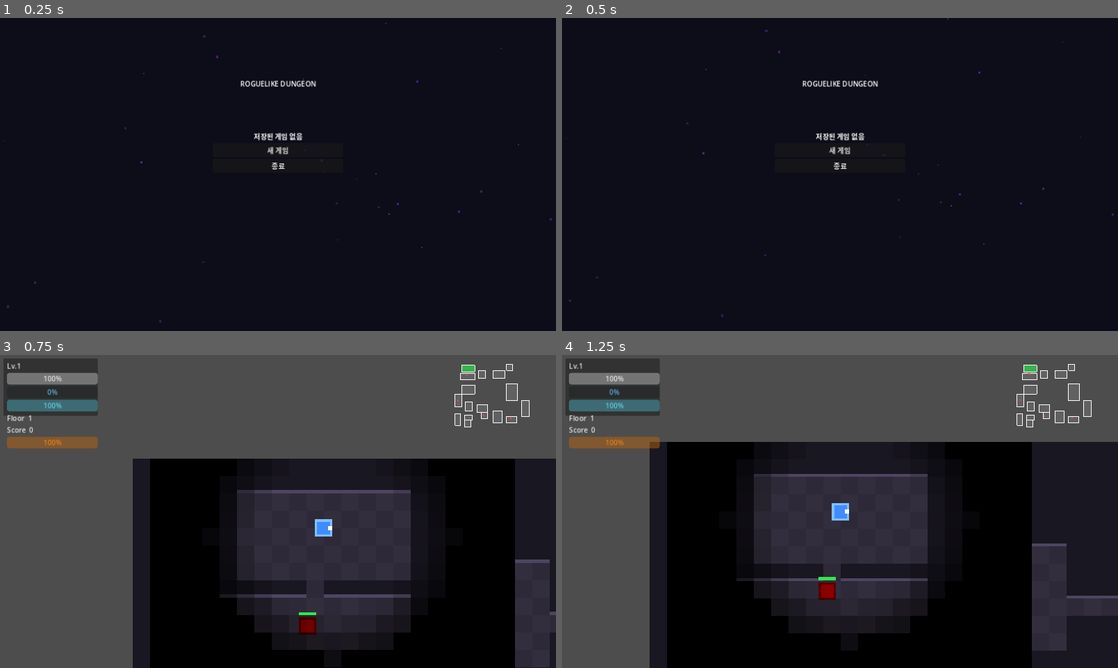
Above: before the commit, frames 1-4 (two rows, left to right).
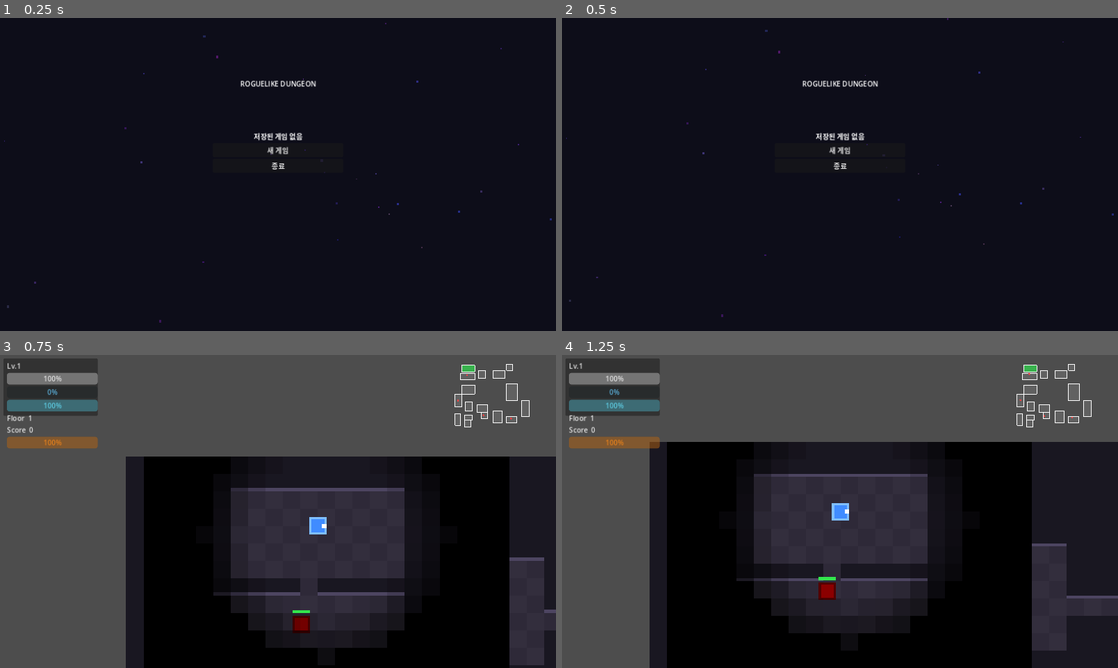
Above: after the commit, the same moments.

Repository: sin857000-code/Valid
Game: Godot game, scene res://scenes/ui/main_menu.tscn
Same seed, same stepped clock (60 frames per second), same inputs: the game is played once before the commit and once after it.
Inputs:
- Up to frame 1 (0.25 s): no input
- Up to frame 2 (0.5 s): no input
- Up to frame 3 (0.75 s): click "새 게임" at 0.5 s
- Up to frame 4 (1.25 s): no input

Frames 1-2 are identical in both runs. In frame 3, 5.3% of the frame differs, in the area x 22-100%, y 32-100%; in frame 4, nothing differs.

Commit message:
Cycle 21: shotgun weapon, ranged burst fire, floor-entry zoom
- weapon_shotgun: orange weapon; 120° cone multishot via multishot meta
- player: in_cone check when multishot meta active; dot product 0.5 = 120° spread
- enemy_ranged: burst-fires 3 spread shots at floor 8+ (random spread offset)
- dungeon: _floor_entry_zoom() zoom-in from 4x→2.5x with spring ease on each floor

https://claude.ai/code/session_01W1t3cyazDUadMr1eE4hi94

Diff:
--- a/roguelike/dev/report.json
+++ b/roguelike/dev/report.json
@@ -1,16 +1,16 @@
 {
-  "timestamp": "2026-05-30T14:45:46+00:00",
+  "timestamp": "2026-05-30T18:00:28+00:00",
   "build": {
     "success": 1,
     "script_errors": 0
   },
   "metrics": {
-    "total_lines": 2538,
-    "script_count": 49,
+    "total_lines": 2568,
+    "script_count": 50,
     "scene_count": 6,
     "todo_count": 0,
     "enemy_types": 11,
-    "weapon_count": 5,
+    "weapon_count": 6,
     "item_count": 10
   },
   "features": {
@@ -24,5 +24,5 @@
     "floor_transition": 1
   },
   "missing": [""],
-  "score": 283
+  "score": 288
 }
--- a/roguelike/scripts/enemies/enemy_ranged.gd
+++ b/roguelike/scripts/enemies/enemy_ranged.gd
@@ -39,8 +39,11 @@
 		_fire_projectile()
 
 func _fire_projectile() -> void:
-	var proj = Node2D.new()
-	proj.set_script(load("res://scripts/enemies/projectile.gd"))
-	get_parent().add_child(proj)
-	proj.global_position = global_position
-	proj.setup(_player.global_position - global_position, 8, 150.0)
+	var burst = 3 if GameManager.current_floor >= 8 else 1
+	for i in range(burst):
+		var proj = Node2D.new()
+		proj.set_script(load("res://scripts/enemies/projectile.gd"))
+		get_parent().add_child(proj)
+		proj.global_position = global_position
+		var spread = Vector2(randf_range(-0.15, 0.15), randf_range(-0.15, 0.15))
+		proj.setup(_player.global_position - global_position + spread * 80, 8, 150.0)
--- /dev/null
+++ b/roguelike/scripts/items/weapon_shotgun.gd
@@ -0,0 +1,13 @@
+extends "res://scripts/items/weapon_base.gd"
+
+func _ready() -> void:
+	weapon_name = "산탄총"
+	damage = 10
+	range_radius = 50.0
+	cooldown = 0.7
+	item_color = Color(0.8, 0.5, 0.2)
+	super._ready()
+
+func _apply_effect(player: Node) -> void:
+	super._apply_effect(player)
+	player.set_meta("multishot", true)
--- a/roguelike/scripts/maps/dungeon.gd
+++ b/roguelike/scripts/maps/dungeon.gd
@@ -27,6 +27,7 @@
 	"res://scripts/items/weapon_sword.gd",
 	"res://scripts/items/weapon_staff.gd",
 	"res://scripts/items/weapon_boomerang.gd",
+	"res://scripts/items/weapon_shotgun.gd",
 ]
 const TILE = 16
 const BASE_ENEMIES = 5
@@ -93,6 +94,8 @@
 	elif f == 16:
 		hud.show_theme_enter("Hell", Color(1.0, 0.3, 0.1))
 
+	_floor_entry_zoom()
+
 	if is_boss_floor:
 		_spawn_boss()
 		hud.show_boss_alert()
@@ -146,6 +149,14 @@
 	var enemy = CharacterBody2D.new()
 	enemy.set_script(script)
 	return enemy
+
+func _floor_entry_zoom() -> void:
+	if camera == null:
+		return
+	var target_zoom = Vector2(2.5, 2.5)
+	camera.zoom = Vector2(4.0, 4.0)
+	var tween = camera.create_tween()
+	tween.tween_property(camera, "zoom", target_zoom, 0.5).set_trans(Tween.TRANS_BACK).set_ease(Tween.EASE_OUT)
 
 func _spawn_clear_burst() -> void:
 	if player == null:
--- a/roguelike/scripts/player/player.gd
+++ b/roguelike/scripts/player/player.gd
@@ -143,11 +143,14 @@
 			facing = (body.global_position - global_position).normalized()
 			_visual.update_facing(facing)
 	var arc_mode = has_meta("attack_arc") and get_meta("attack_arc")
+	var multi_mode = has_meta("multishot") and get_meta("multishot")
 	var attack_pos = global_position + facing * attack_range
 	var hit_any = false
 	for body in get_tree().get_nodes_in_group("enemy"):
-		var in_range = arc_mode and body.global_position.distance_to(global_position) < attack_range * 1.3
-		in_range = in_range or body.global_position.distance_to(attack_pos) < attack_range
+		var body_dir = body.global_position - global_position
+		var in_arc = arc_mode and body.global_position.distance_to(global_position) < attack_range * 1.3
+		var in_cone = multi_mode and body_dir.length() < attack_range * 1.2 and body_dir.normalized().dot(facing) > 0.5
+		var in_range = in_arc or in_cone or body.global_position.distance_to(attack_pos) < attack_range
 		if in_range:
 			var is_crit = randf() < 0.12
 			var rage_mult = get_meta("rage_dmg_mult") if has_meta("rage_dmg_mult") else 1.0
